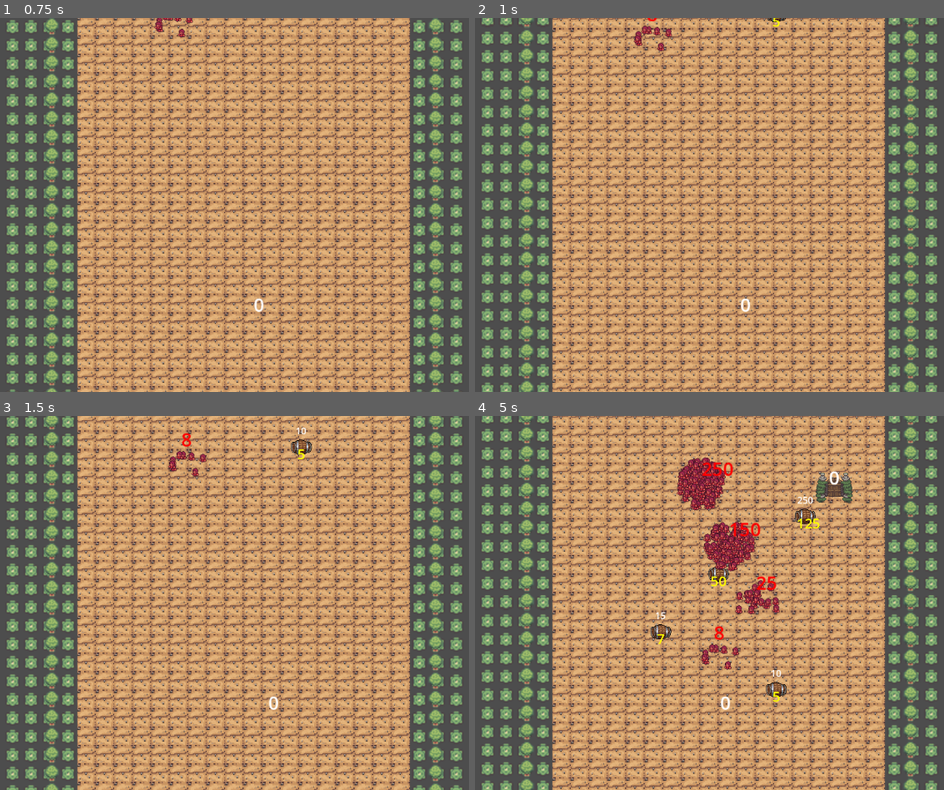
Above: before the commit, frames 1-4 (two rows, left to right).
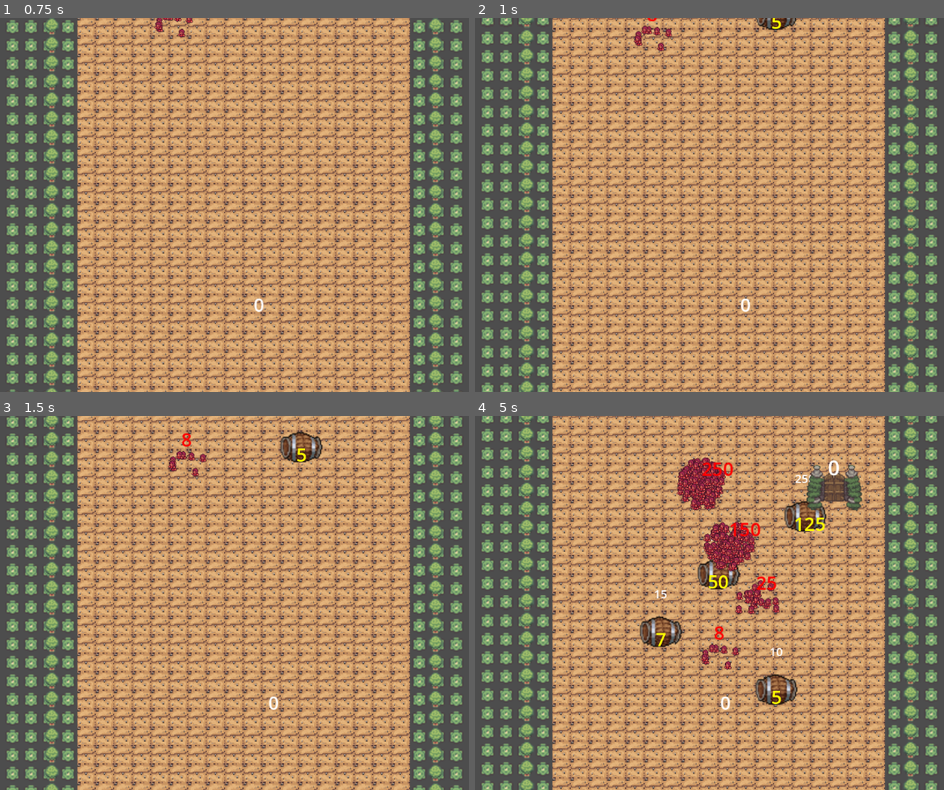
Above: after the commit, the same moments.

Repository: rdpharr/3d-runner-game
Game: Godot game, scene res://scenes/game_2d.tscn
Two runs of this game, one before a commit and one after it. Both use one fixed random seed, a clock stepped at 60 frames per second and the inputs below.
Inputs (mouse positions are in pixels of both pictures, inside the frame that each line leads up to):
- Up to frame 1 (0.75 s): move the mouse to (389, 186) at 0.52 s
- Up to frame 2 (1 s): no input
- Up to frame 3 (1.5 s): move the mouse to (112, 621) at 1.27 s
- Up to frame 4 (5 s): move the mouse to (784, 520) at 2.02 s; move the mouse to (686, 677) at 2.77 s; move the mouse to (920, 659) at 3.52 s; move the mouse to (517, 546) at 4.27 s

Frame 1 is identical in both runs. In frame 2, 0.2% of the frame differs, in the area x 59-69%, y 0-4%; in frame 3, 0.6%; in frame 4, 3.2%, in the area x 35-83%, y 11-78%.
Error in both runs: Invalid assignment of property or key 'manager' with value of type 'CharacterBody2D (PlayerManager)' on a base object of type 'Sprite2D (PlayerUnit)'. (res://s…

Commit message:
Visual & gameplay improvements
- Formation reformation: Units crowd together with dynamic radius based on army size
- Barrel size increased to 128x128 (2x larger, more visible)
- Gate size increased to 96x96 (1.5x larger)
- Adjusted label positions and font sizes for larger collectibles

🤖 Generated with Claude Code (https://claude.com/claude-code)

Co-Authored-By: Claude Sonnet 4.5 <noreply@anthropic.com>

Diff:
--- a/scenes/collectibles/barrel.tscn
+++ b/scenes/collectibles/barrel.tscn
@@ -4,7 +4,7 @@
 [ext_resource type="Texture2D" path="res://assets/pixellab/barrel.png" id="2_barrel_texture"]
 
 [sub_resource type="RectangleShape2D" id="RectangleShape2D_barrel"]
-size = Vector2(64, 64)
+size = Vector2(128, 128)
 
 [node name="Barrel" type="Area2D"]
 collision_layer = 4
@@ -13,26 +13,26 @@
 
 [node name="Sprite2D" type="Sprite2D" parent="."]
 texture = ExtResource("2_barrel_texture")
-scale = Vector2(1, 1)
+scale = Vector2(2, 2)
 
 [node name="CollisionShape2D" type="CollisionShape2D" parent="."]
 shape = SubResource("RectangleShape2D_barrel")
 
 [node name="ValueLabel" type="Label" parent="."]
-offset_left = -30.0
-offset_top = -40.0
-offset_right = 30.0
-offset_bottom = -15.0
-theme_override_font_sizes/font_size = 16
+offset_left = -40.0
+offset_top = -80.0
+offset_right = 40.0
+offset_bottom = -50.0
+theme_override_font_sizes/font_size = 20
 text = "15"
 horizontal_alignment = 1
 
 [node name="BulletLabel" type="Label" parent="."]
-offset_left = -15.0
-offset_top = -5.0
-offset_right = 15.0
-offset_bottom = 20.0
+offset_left = -20.0
+offset_top = -10.0
+offset_right = 20.0
+offset_bottom = 25.0
 theme_override_colors/font_color = Color(1, 1, 0, 1)
-theme_override_font_sizes/font_size = 24
+theme_override_font_sizes/font_size = 32
 text = "2"
 horizontal_alignment = 1
--- a/scenes/collectibles/gate.tscn
+++ b/scenes/collectibles/gate.tscn
@@ -4,7 +4,7 @@
 [ext_resource type="Texture2D" path="res://assets/pixellab/gate.png" id="2_gate_texture"]
 
 [sub_resource type="RectangleShape2D" id="RectangleShape2D_gate"]
-size = Vector2(64, 64)
+size = Vector2(96, 96)
 
 [node name="Gate" type="Area2D"]
 collision_layer = 4
@@ -13,16 +13,16 @@
 
 [node name="Sprite2D" type="Sprite2D" parent="."]
 texture = ExtResource("2_gate_texture")
-scale = Vector2(1, 1)
+scale = Vector2(1.5, 1.5)
 
 [node name="CollisionShape2D" type="CollisionShape2D" parent="."]
 shape = SubResource("RectangleShape2D_gate")
 
 [node name="ValueLabel" type="Label" parent="."]
-offset_left = -50.0
-offset_top = -40.0
-offset_right = 50.0
-offset_bottom = -10.0
-theme_override_font_sizes/font_size = 32
+offset_left = -60.0
+offset_top = -60.0
+offset_right = 60.0
+offset_bottom = -20.0
+theme_override_font_sizes/font_size = 36
 text = "0"
 horizontal_alignment = 1
--- a/scripts/player_manager_2d.gd
+++ b/scripts/player_manager_2d.gd
@@ -14,6 +14,7 @@
 const FORMATION_RADIUS := 60.0  # Pixels for circular swarm (doubled for 2x larger units)
 const MAX_PLAYER_UNITS := 200  # Memory management cap
 const COLLISION_ACTIVATION_DISTANCE := 150.0  # Proximity for collision activation
+const FORMATION_REFORM_SPEED := 0.5  # Speed at which units return to formation (0-1)
 
 # Projectile system
 const FIRE_RATE := 0.5  # Seconds between shots
@@ -71,6 +72,9 @@
 			fire_wave(pending_waves.pop_front())
 			wave_timer = 0.0
 
+	# Slowly reform units into circular formation
+	update_formation(delta)
+
 func _physics_process(delta: float) -> void:
 	# Player is stationary in Y (bottom of screen)
 	velocity.y = 0
@@ -272,3 +276,24 @@
 func update_count_label() -> void:
 	if count_label:
 		count_label.text = str(total_unit_count)  # Show total, not rendered
+
+func update_formation(delta: float) -> void:
+	"""Slowly crowd units together toward center"""
+	var unit_count: int = player_units.size()
+	if unit_count == 0:
+		return
+
+	# Calculate minimum crowd radius based on unit count (scales with army size)
+	var fill_ratio: float = float(unit_count) / float(MAX_PLAYER_UNITS)
+	var min_crowd_radius: float = 15.0 + (fill_ratio * 45.0)  # 15px at 0 units, 60px at 200 units
+
+	for i in unit_count:
+		var unit: Area2D = player_units[i]
+		if not unit:
+			continue
+
+		# Only pull toward center if outside minimum crowd radius
+		var distance: float = unit.position.length()
+		if distance > min_crowd_radius:
+			var target_pos := Vector2.ZERO
+			unit.position = unit.position.lerp(target_pos, FORMATION_REFORM_SPEED * delta * 0.5)
